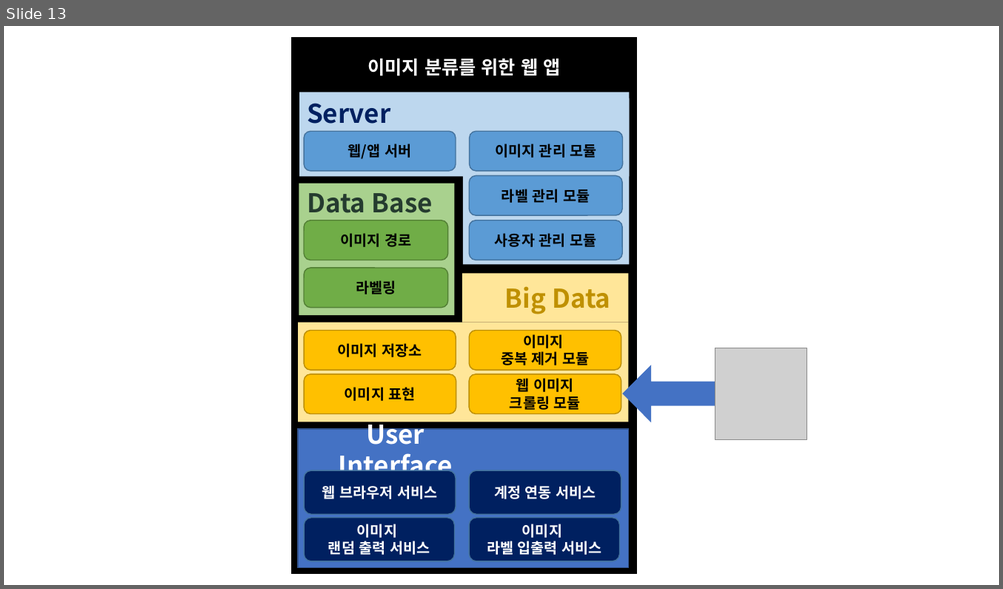
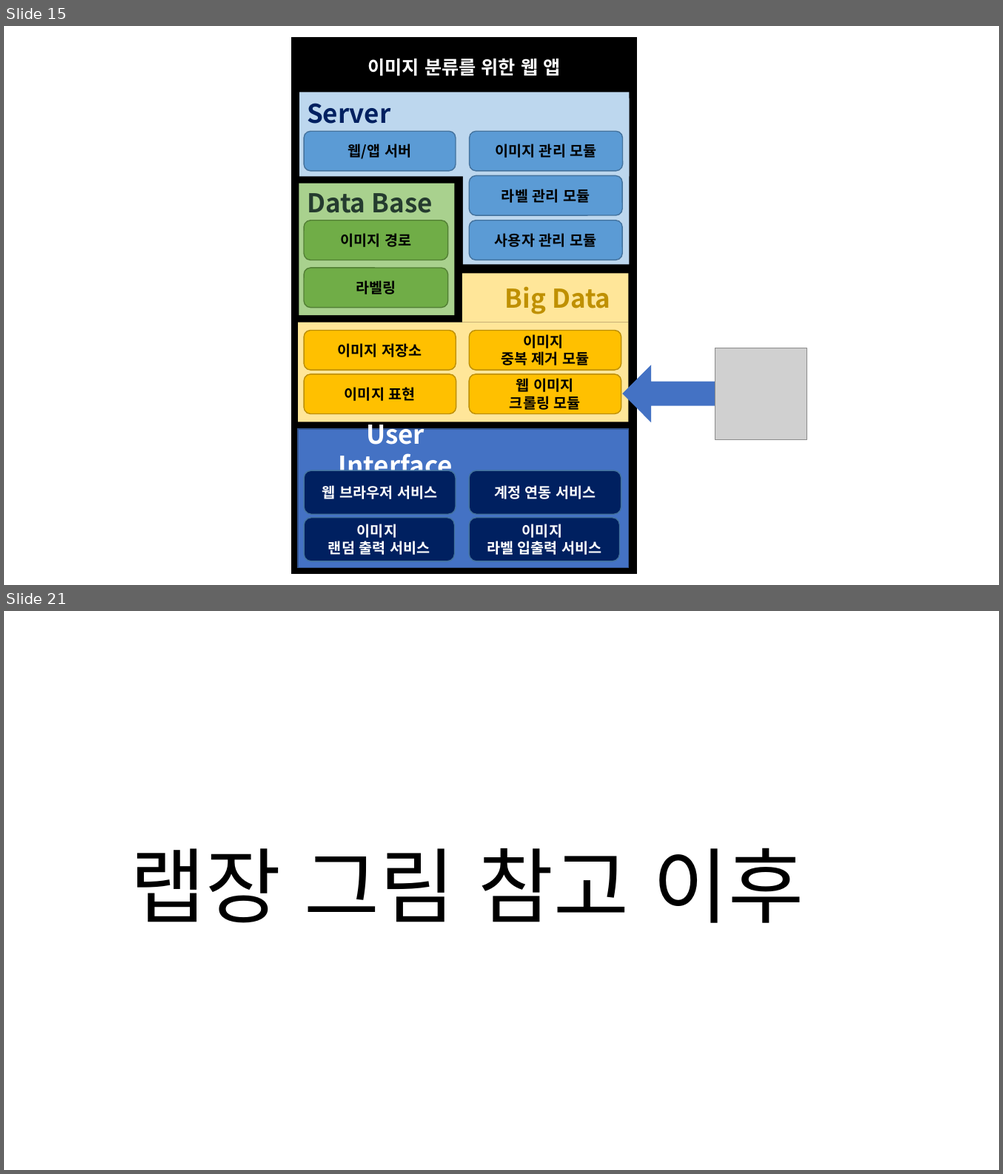
Before and after one commit to DCUSnSLab/Image-Labeling-Project, a slide deck: mdRes/Image_Labeling_Architecture_(ing).pptx. Shown one above the other, each under a label of ours: slide 13 before the commit, slides 15 and 21 after it; the slides between them are not shown. The pictures are 1003x589 and 1003x1174 pixels, drawn with LibreOffice and Linux fonts; fonts in the diff are those of the drawing; grey boxes stand for pictures. Boxes give left, top, right and bottom in pixels: in the first picture for what was removed or moved away, otherwise in the second. Text is boxed around its words. In the diff, an @@ line names an element or a change of style, - is before the commit and + after.

```diff
--- a/mdRes/Image_Labeling_Architecture_(ing).pptx
+++ b/mdRes/Image_Labeling_Architecture_(ing).pptx
@@ slide 21 added at (4, 611, 999, 1170), background #FFFFFF @@
@@ title added at (131, 848, 803, 923), 79.2 pt, text #000000 @@
+랩장 그림 참고 이후
@@ what was slide 13 is now slide 15 @@
```
Also in this commit, not shown: 1 slide changed, 17 other slides added.
